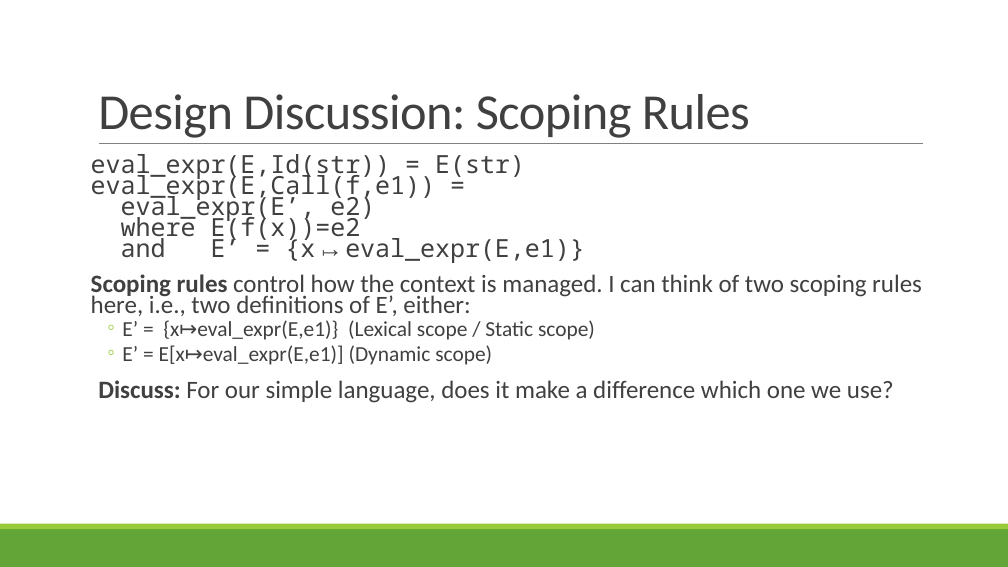
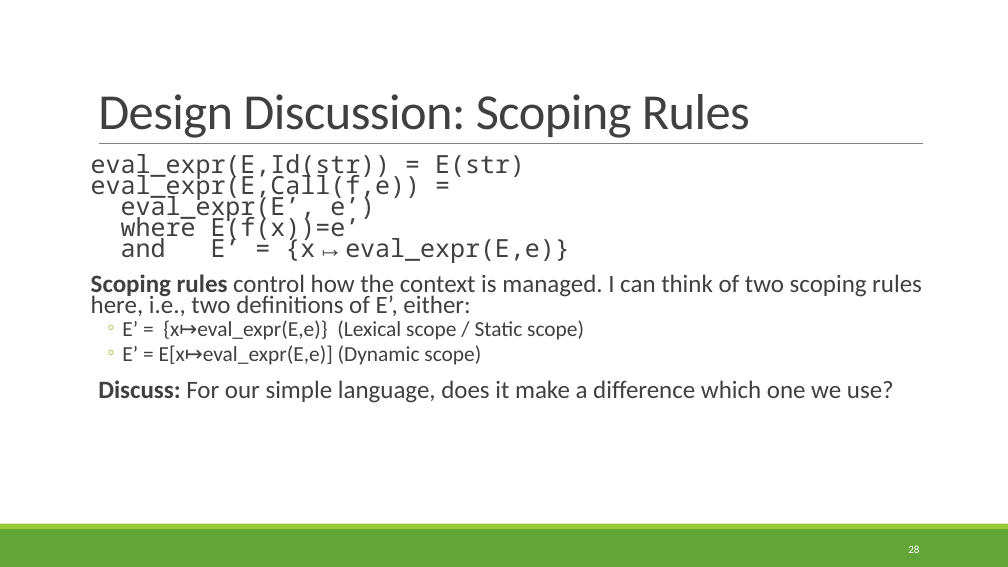
Before and after one commit to rbohrer/pl-course, a slide deck: slide 28 of LectureSlides/05Evaluators.pptx. Drawn at 1008x567 pixels with LibreOffice and Linux fonts; fonts in the diff are those of the drawing. Boxes give left, top, right and bottom in pixels: in the first picture for what was removed or moved away, otherwise in the second. Text is boxed around its words. In the diff, an @@ line names an element or a change of style, - is before the commit and + after.

```diff
--- a/LectureSlides/05Evaluators.pptx
+++ b/LectureSlides/05Evaluators.pptx
@@ text at (x1=91, y1=154, x2=570, y2=263): text changed @@
-eval_expr(E,Id(str)) = E(str)
-eval_expr(E,Call(f,e1)) =
-eval_expr(E’, e2)
-where E(f(x))=e2
-and E’ = {x↦eval_expr(E,e1)}
+eval_expr(E,Id(str)) = E(str)
+eval_expr(E,Call(f,e)) =
+eval_expr(E’, e’)
+where E(f(x))=e’
+and E’ = {x↦eval_expr(E,e)}
@@ text at (x1=122, y1=320, x2=584, y2=365): text changed @@
-  ◦ E’ = {x↦eval_expr(E,e1)} (Lexical scope / Static scope)
-  ◦ E’ = E[x↦eval_expr(E,e1)] (Dynamic scope)
+  ◦ E’ = {x↦eval_expr(E,e)} (Lexical scope / Static scope)
+  ◦ E’ = E[x↦eval_expr(E,e)] (Dynamic scope)
@@ page number added at (x1=908, y1=545, x2=919, y2=553), 10.5 pt, text #FFFFFF @@
+28
```
Also in this commit, not shown: 36 other slides changed.
